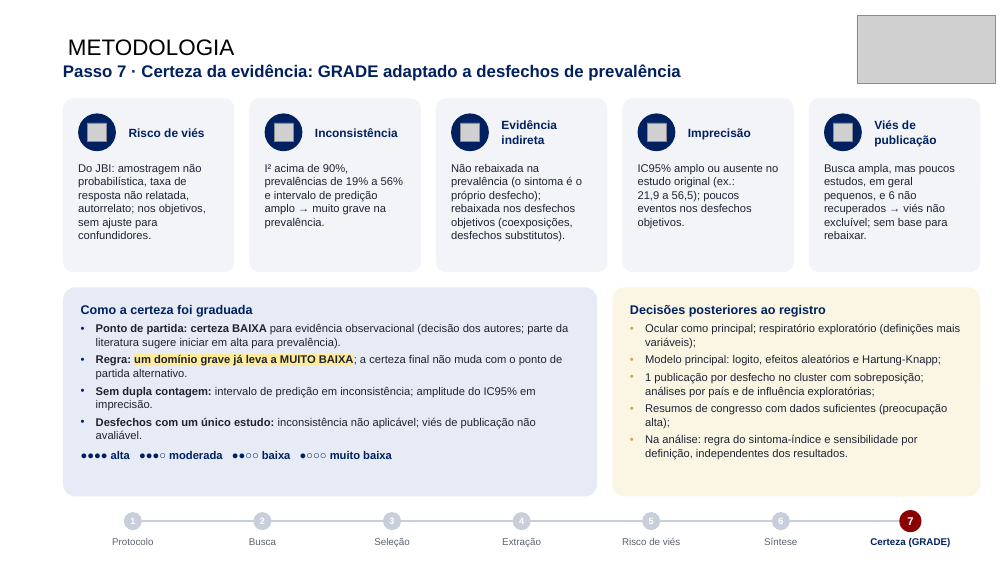
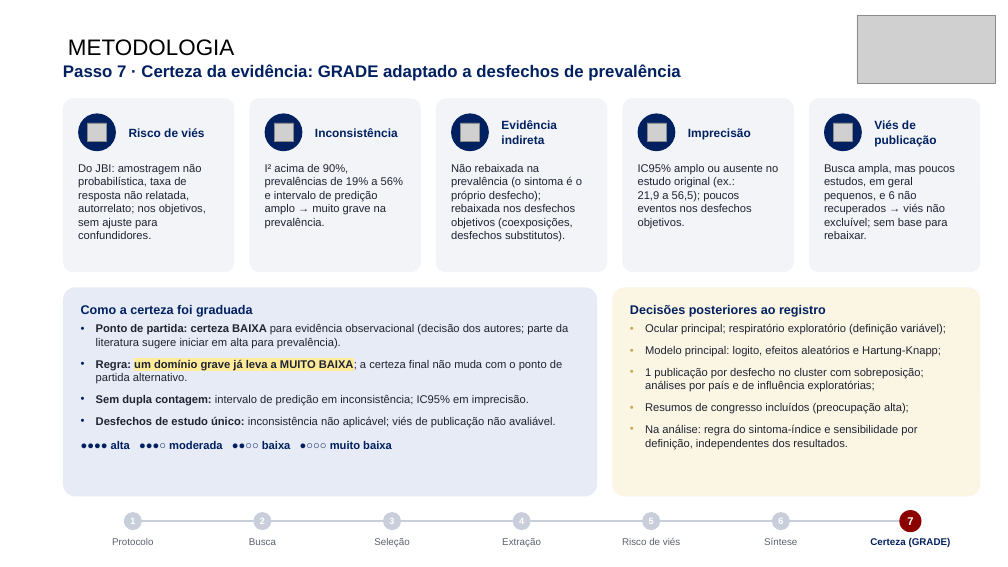
Before and after one commit to ravibuzz/IC-fumaca, a slide deck: slide 10 of apresentacao/SEMICA_Fumaca_Cirurgica_Baccaro.pptx. Drawn at 1008x567 pixels with LibreOffice and Linux fonts; fonts in the diff are those of the drawing; grey boxes stand for pictures; background and template pictures are left out. Boxes give left, top, right and bottom in pixels: in the first picture for what was removed or moved away, otherwise in the second. Text is boxed around its words. In the diff, an @@ line names an element or a change of style, - is before the commit and + after.

```diff
--- a/apresentacao/SEMICA_Fumaca_Cirurgica_Baccaro.pptx
+++ b/apresentacao/SEMICA_Fumaca_Cirurgica_Baccaro.pptx
@@ text at (x1=96, y1=324, x2=568, y2=449): more space between paragraphs @@
@@ text at (x1=645, y1=324, x2=946, y2=335): text changed @@
-• Ocular como principal; respiratório exploratório (definições mais variáveis);
+• Ocular principal; respiratório exploratório (definição variável);
@@ text at (x1=645, y1=346, x2=941, y2=449): more space between paragraphs @@
@@ text at (x1=96, y1=395, x2=556, y2=427): text changed @@
-• Sem dupla contagem: intervalo de predição em inconsistência; amplitude do IC95% em imprecisão.
-• Desfechos com um único estudo: inconsistência não aplicável; viés de publicação não avaliável.
+• Sem dupla contagem: intervalo de predição em inconsistência; IC95% em imprecisão.
+• Desfechos de estudo único: inconsistência não aplicável; viés de publicação não avaliável.
@@ text at (x1=645, y1=403, x2=909, y2=414): text changed @@
-• Resumos de congresso com dados suficientes (preocupação alta);
+• Resumos de congresso incluídos (preocupação alta);
```
Also in this commit, not shown: 15 other slides changed, 11 other files.
